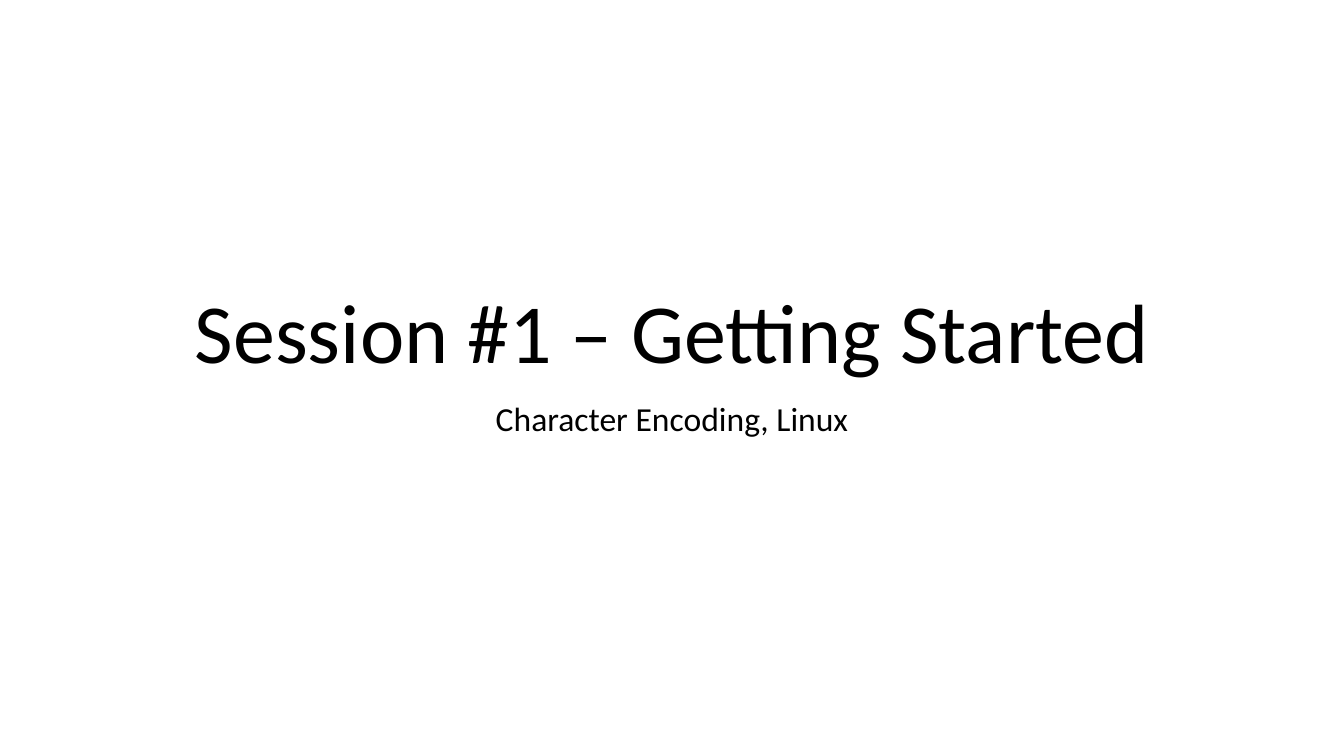
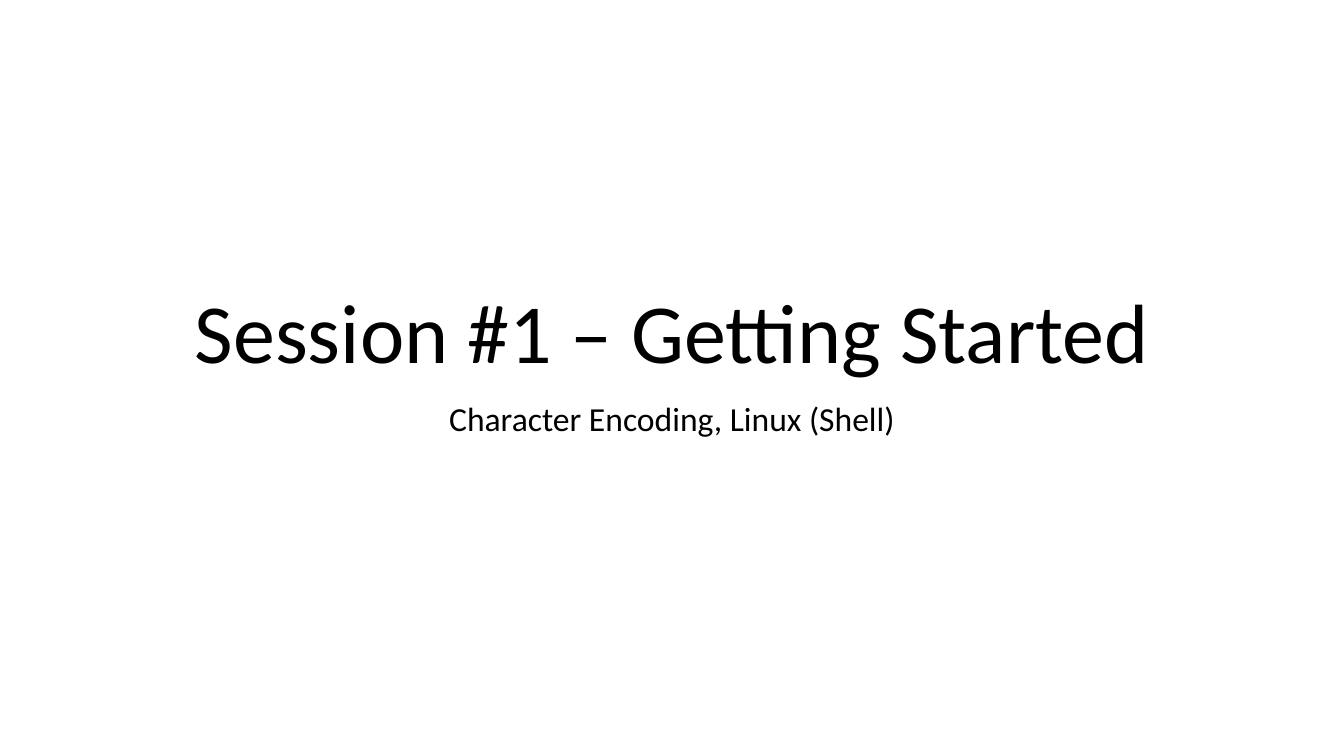
Before and after one commit to Cyanivde/technion-ctf, a slide deck: slide 1 of files/basics.pptx. Drawn at 1344x756 pixels with LibreOffice and Linux fonts; fonts in the diff are those of the drawing. Boxes give left, top, right and bottom in pixels: in the first picture for what was removed or moved away, otherwise in the second. Text is boxed around its words. In the diff, an @@ line names an element or a change of style, - is before the commit and + after.

```diff
--- a/files/basics.pptx
+++ b/files/basics.pptx
@@ subtitle at box(449, 406, 895, 437): text changed @@
-Character Encoding, Linux
+Character Encoding, Linux (Shell)
```
Also in this commit, not shown: 8 other slides changed, 3 slides added.
